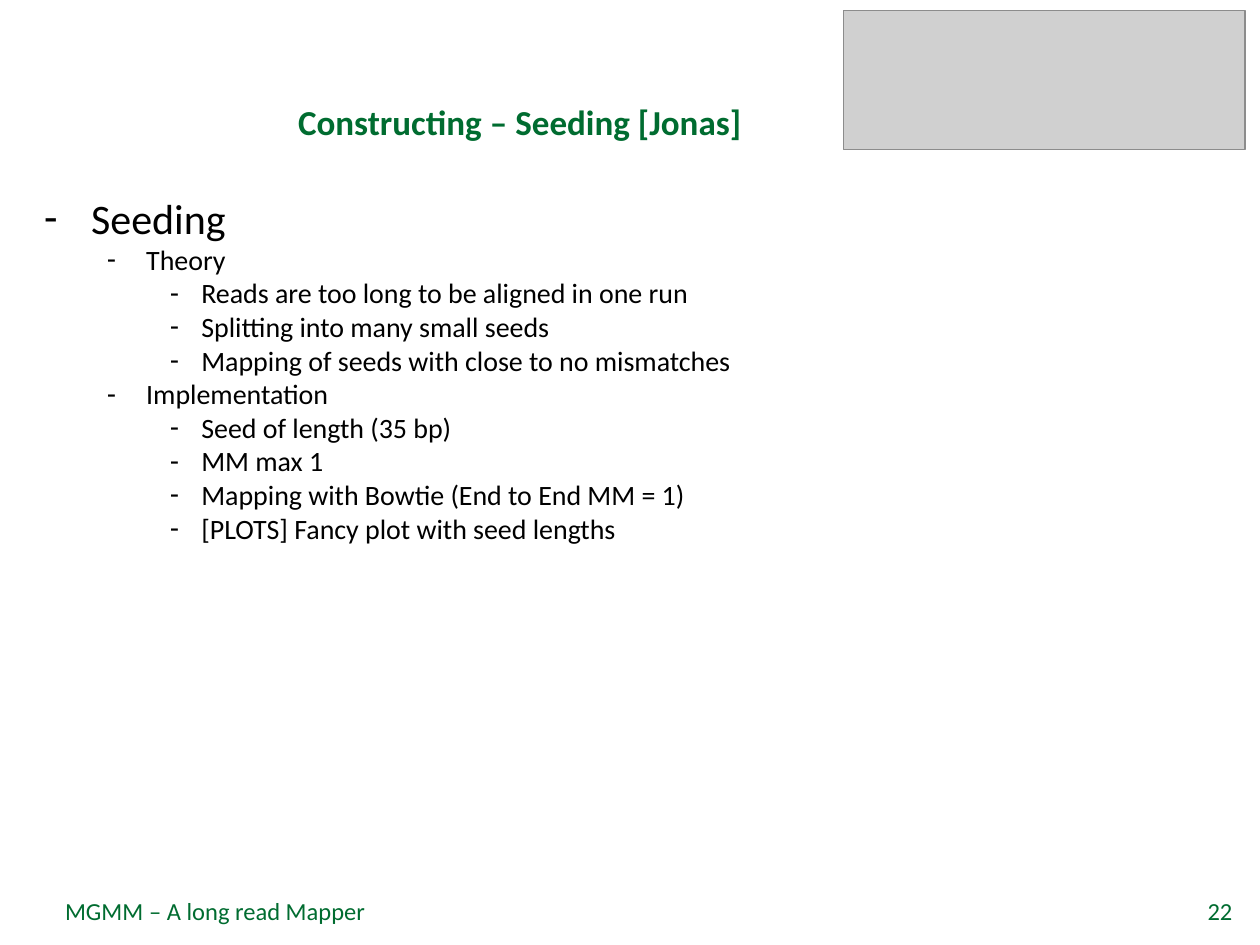
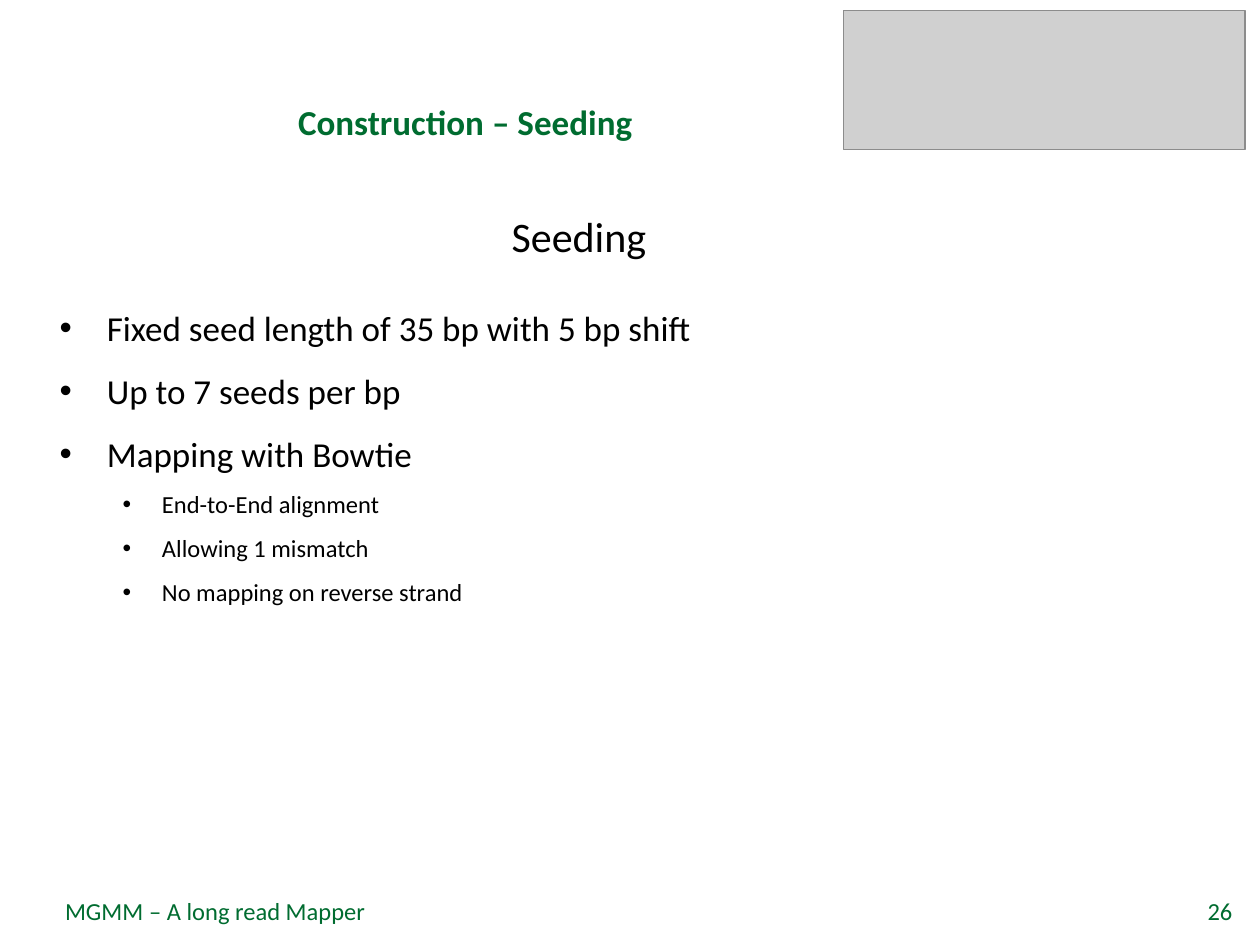
Before and after one commit to rfechtner/minions, a slide deck: slide 26 of Präsentation.pptx (slide 22 before the commit). Drawn at 1260x945 pixels with LibreOffice and Linux fonts; fonts in the diff are those of the drawing; grey boxes stand for pictures; background and template pictures are left out. Boxes give left, top, right and bottom in pixels: in the first picture for what was removed or moved away, otherwise in the second. Text is boxed around its words. In the diff, an @@ line names an element or a change of style, - is before the commit and + after.

```diff
--- a/Präsentation.pptx
+++ b/Präsentation.pptx
@@ title at [298, 110, 632, 141]: text changed @@
-Constructing – Seeding [Jonas]
+Construction – Seeding
@@ text added at [512, 222, 647, 260], 24 pt, text #000000 @@
+Seeding
@@ text at [107, 316, 690, 606]: text changed; size 16 to 20 pt @@
-– Seeding
-  – Theory
-    – Reads are too long to be aligned in one run
-    – Splitting into many small seeds
-    – Mapping of seeds with close to no mismatches
-  – Implementation
-    – Seed of length (35 bp)
-    – MM max 1
-    – Mapping with Bowtie (End to End MM = 1)
-    – [PLOTS] Fancy plot with seed lengths
+• Fixed seed length of 35 bp with 5 bp shift
+• Up to 7 seeds per bp
+• Mapping with Bowtie
+  • End-to-End alignment
+  • Allowing 1 mismatch
+  • No mapping on reverse strand
@@ page number at [1208, 903, 1233, 920]: text changed @@
-22
+26
```
Also in this commit, not shown: 7 other slides changed, 15 slides added, 1 other file.
